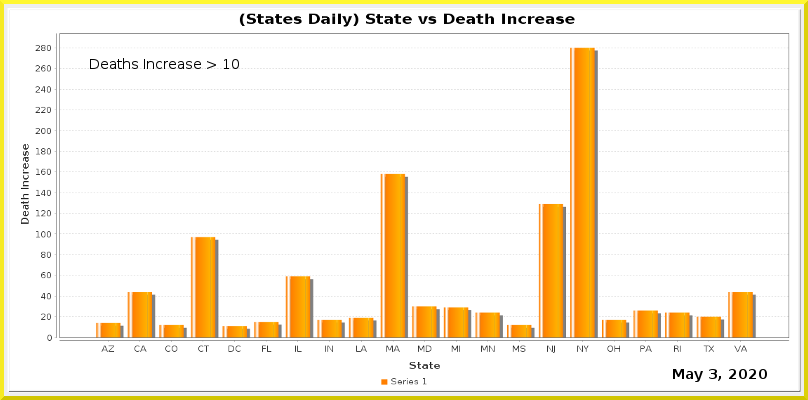
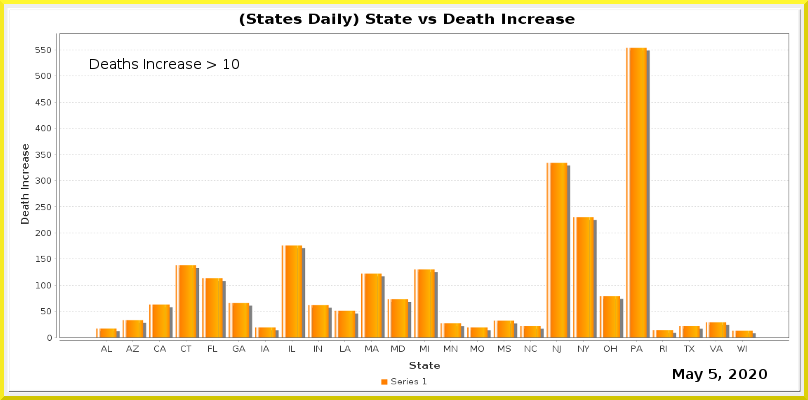
Layered file, before and after one edit (808 x 400). Changes by layer:
painted on "Current Date" over [709, 369, 717, 379]
painted on "Date_vs_TestIncrease.png" over [35, 45, 789, 353]
